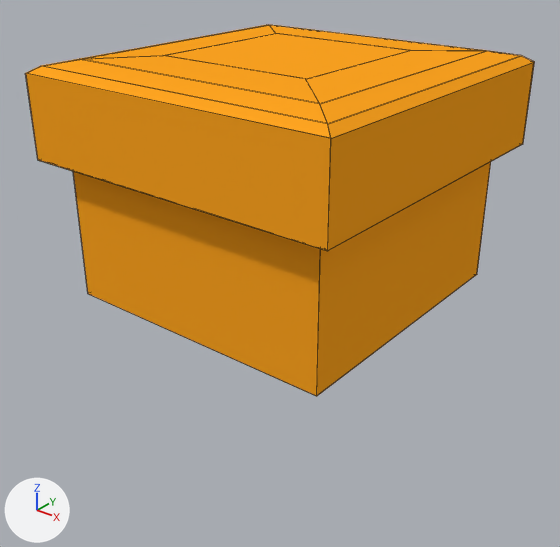
Renders of the Blender file robert_gazebo/cad/puffy_visual.blend from each side of a commit.
Both versions are drawn from a 50 mm lens placed at (67.9, -86.9, 57.6), pointed at (0.1, -2.3, 5.2). The axes (+X, +Y, +Z) are drawn at lower left. The lights are the same throughout. Mesh edges are drawn as thin lines.
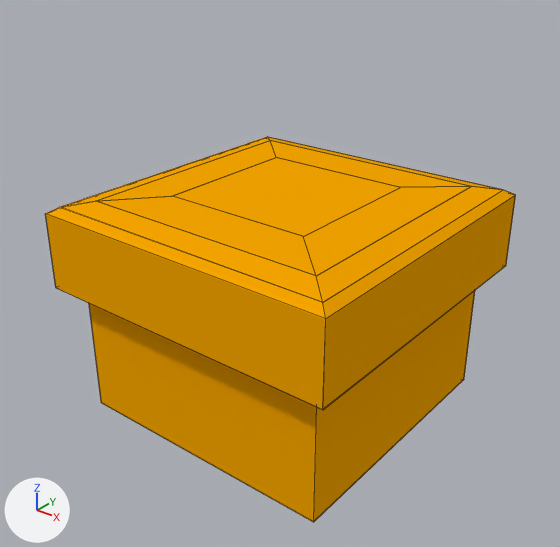
Where the change shows, as pixel boxes [x1, y1, x2, y2] in the pictures (560 x 547 px):
'Circle', recoloured, moved: before [25, 25, 534, 396]; after [45, 137, 516, 522]

What changed in the scene script:
```text
Change mat_material:
    mat_material.base_color: (1.0, 0.376, 0.0154) -> (0.922, 0.381, 0.0)  # orange #ffa521 -> orange #f6a600
Change ob_circle:
    ob_circle.location: (-0.1, -0.1, 21.1) -> (-0.1, -0.1, 0.8)
```
